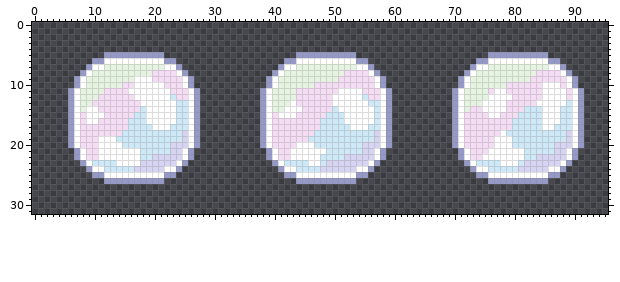
Sprite sheet, stored at Assets/Sprites/bubble.png. Above: the version before the commit.
The file is 96x32 pixels.
After:
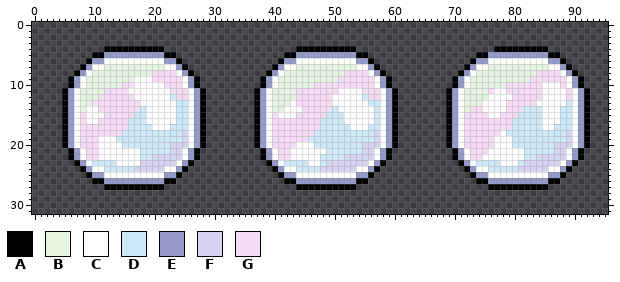
Palette (. is transparent): A #000000  B #e4f4e0  C #ffffff  D #cde9f8  E #9599c8  F #d6d3f3  G #f5dcf5
The exact change:
Colour A now appears in row 4 at x 12 to 21, 44 to 53 and 77 to 85; in row 5 at x 10 to 11, 22 to 23, 42 to 43, 54 to 55, 74 to 75 and 86 to 87; in row 6 at x 9, 24, 41, 56, 73 and 88; in row 7 at x 8, 25, 40, 57, 72 and 89; in row 8 at x 7, 26, 39, 58, 71 and 90; in rows 9 to 10 at x 6, 27, 38, 59, 70 and 91.
Colour A now appears in rows 11 to 20 at x 5, 28, 37, 60, 69 and 92; in rows 21 to 22 at x 6, 27, 38, 59, 70 and 91; in row 23 at x 7, 26, 39, 58, 71 and 90; in row 24 at x 8, 25, 40, 57, 72 and 89; in row 25 at x 9, 24, 41, 56, 73 and 88; in row 26 at x 10 to 11, 22 to 23, 42 to 43, 54 to 55, 74 to 75 and 86 to 87.
Colour A now appears in row 27 at x 12 to 21, 44 to 53 and 76 to 85.
Where, in picture pixels (left, top, right, bottom), the same in both pictures:
added: (62, 46, 206, 190)
added: (254, 46, 398, 190)
added: (446, 46, 590, 190)
